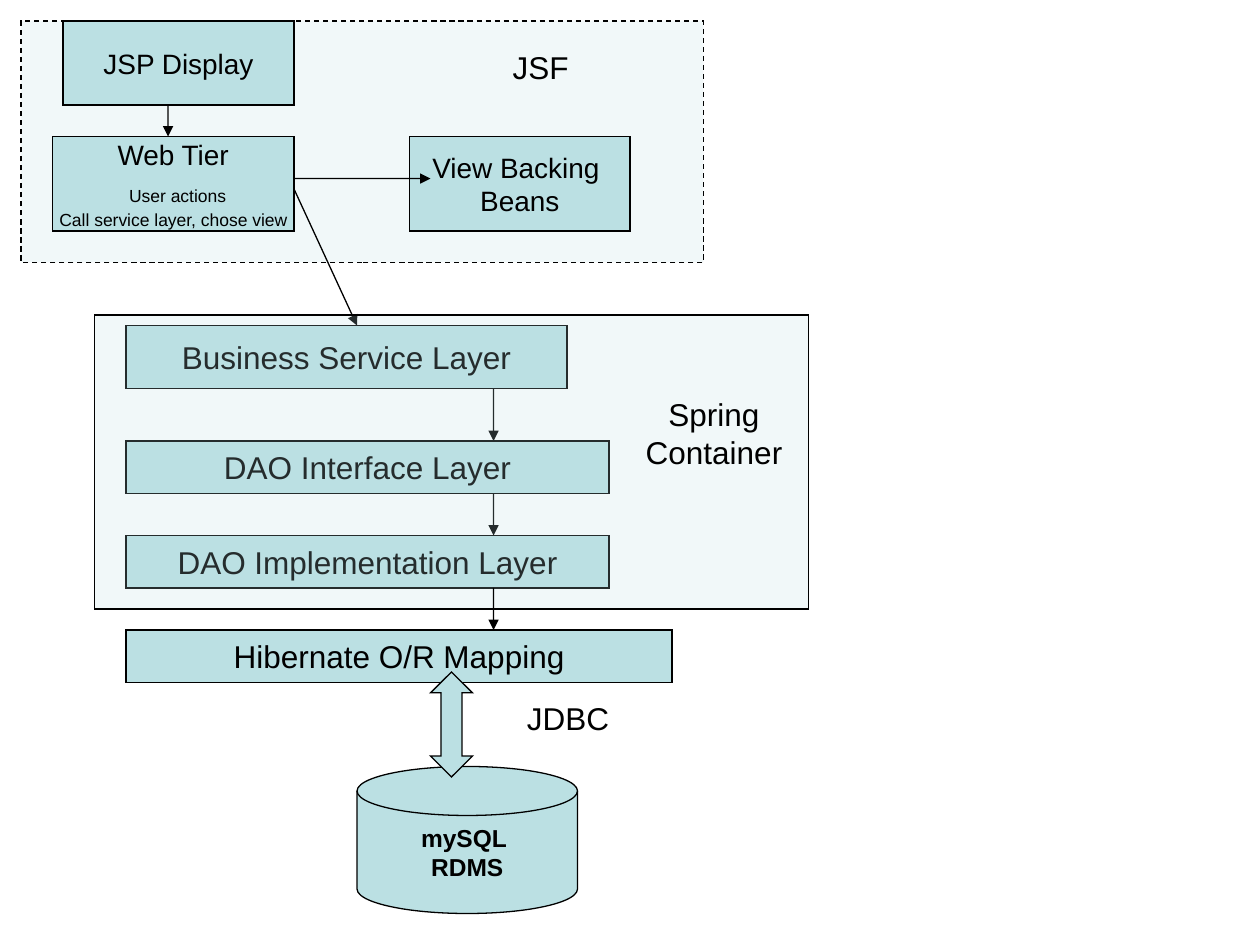
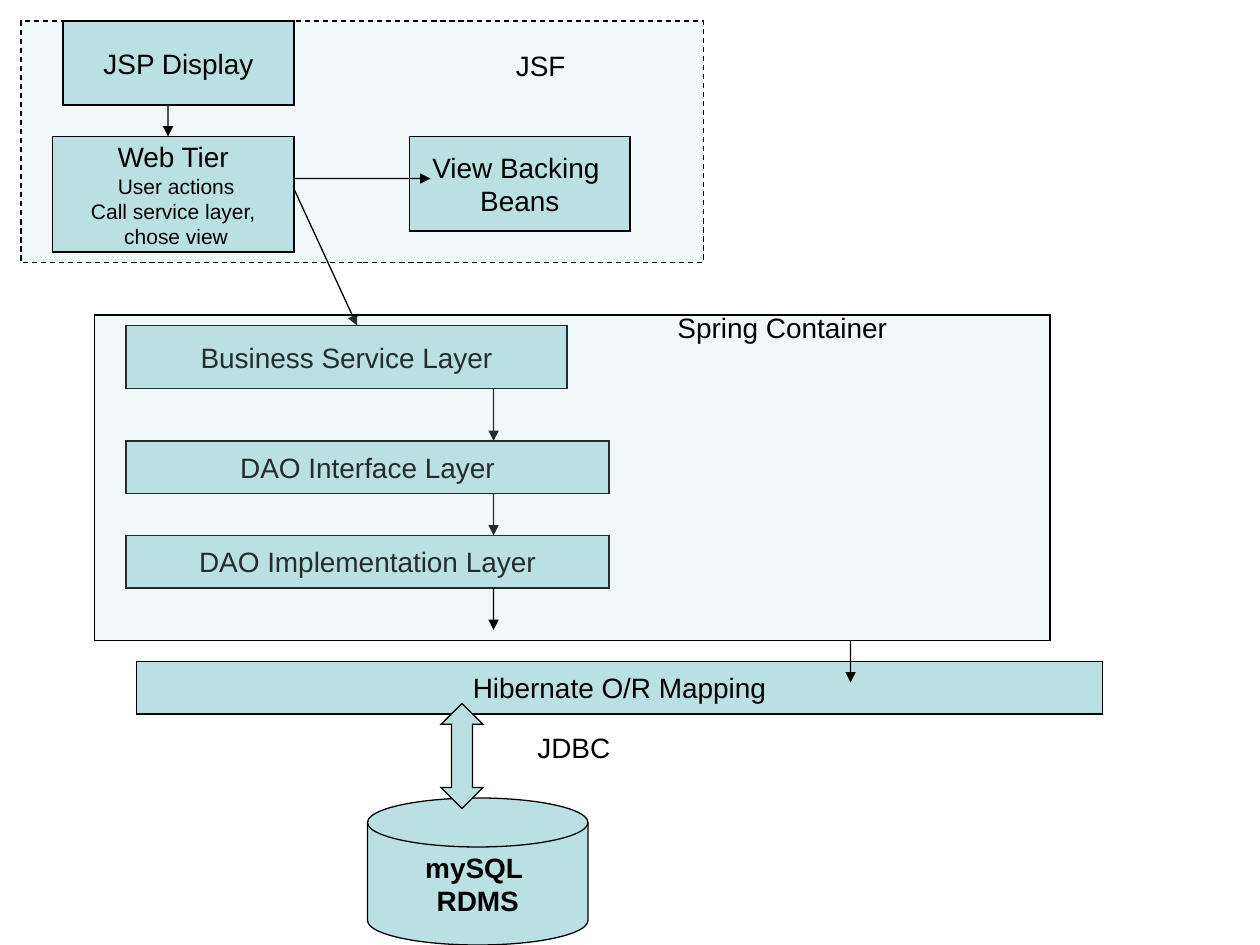
Before and after one commit to NCIP/cagrid-portal, a slide deck: slide 2 of cagrid-1-0/Documentation/docs/portal/AppLayerDiagram.ppt (slide 1 before the commit). Drawn at 1260x945 pixels with LibreOffice and Linux fonts; fonts in the diff are those of the drawing. Boxes give left, top, right and bottom in pixels: in the first picture for what was removed or moved away, otherwise in the second. Text is boxed around its words. In the diff, an @@ line names an element or a change of style, - is before the commit and + after.

```diff
--- a/cagrid-1-0/Documentation/docs/portal/AppLayerDiagram.ppt
+++ b/cagrid-1-0/Documentation/docs/portal/AppLayerDiagram.ppt
@@ rectangle "Web Tier": place and size @@
-rectangle "Web Tier" at (53,136,295,231)
+rectangle "Web Tier" at (53,136,295,252)
@@ text in rectangle at (118,178,234,195): size 10 to 12 pt in "User actions" @@
@@ text in rectangle at (91,203,255,245): text changed; size 10 to 12 pt @@
-Call service layer, chose view
+Call service layer,
+chose view
@@ rectangle: place and size @@
-rectangle at (94,315,809,609)
+rectangle at (94,315,1050,640)
@@ size 18 to 16 pt; less space between paragraphs in 3 elements at (516,56,566,77), (537,738,610,759), (677,317,887,344) @@
@@ text "Spring Container": place and size @@
-text "Spring Container" at (646,403,783,465)
+text "Spring Container" at (677,317,887,344)
@@ arrow added from (850, 640) to (850, 683), #000000 0.74 pt @@
@@ size 18 to 16 pt in 4 elements at (126,441,609,494), (126,325,567,388), (126,536,609,588), (136,662,1102,714) @@
@@ rectangle "Hibernate O/R Mapping": place and size @@
-rectangle "Hibernate O/R Mapping" at (126,630,672,683)
+rectangle "Hibernate O/R Mapping" at (136,662,1102,714)
@@ 1 cylinder, 1 text, 1 up down arrow: place and size @@
-1 cylinder, 1 text, 1 up down arrow at (357,672,609,914)
+1 cylinder, 1 text, 1 up down arrow at (368,703,610,945)
@@ cylinder "mySQL" at (368,798,588,945): size 14 to 16 pt @@
```
Also in this commit, not shown: 1 other slide changed, 2 slides added, 1 slide removed, 3 other files.
